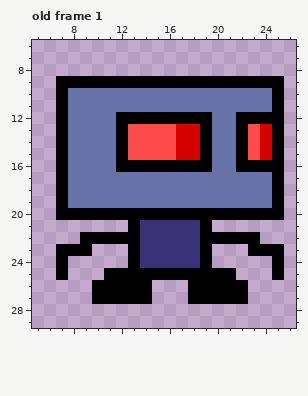
Pixel-art file: Project/Project/img/wip/lightenemy.aseprite. The picture above was drawn from the file before the commit.
32x32 pixels, 1 frame. Shown: old frame 1: x 5..26, y 6..29. The commit also changed other frames, which this record leaves out.
After:
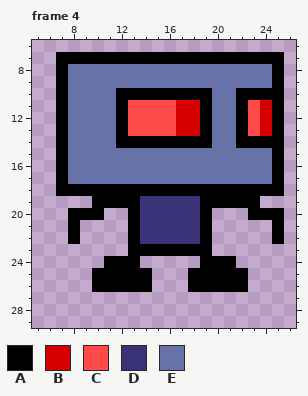
Palette (. is transparent): A #000000  B #d70000  C #ff4a4a  D #3a3277  E #6772a9
A new or re-ordered frame is compared with the old frame closest to it.
Difference:
frames 1 -> 4
Changed rows in their new state; - is an unchanged pixel.
Frame 4 is new; against old frame 1:
first column x 7:
 7 AAAAAAAAAAAAAAAAAAA
 8 AEEEEEEEEEEEEEEEEEA
 9 -EEEEEEEEEEEEEEEEE-
10 -----AAAAAAAA--AAA-
11 -----ACCCCBBA--ACB-
12 ------CCCCBB----CB-
14 ------AAAAAA----AA-
15 -----EEEEEEEE--EEE-
16 -----EEEEEEEE--EEE-
18 -AAAAAAAAAAAAAAAAA-
19 ...AAAADDDDDAAAAA..
20 .---..-DDDDD-...---
21 -A----------------A
22 -A....-------....-A
23 ...----AAAAA----...
24 .---AA-.....-AA---.
25 .--A----...----A--.
27 ---.....---.....---
